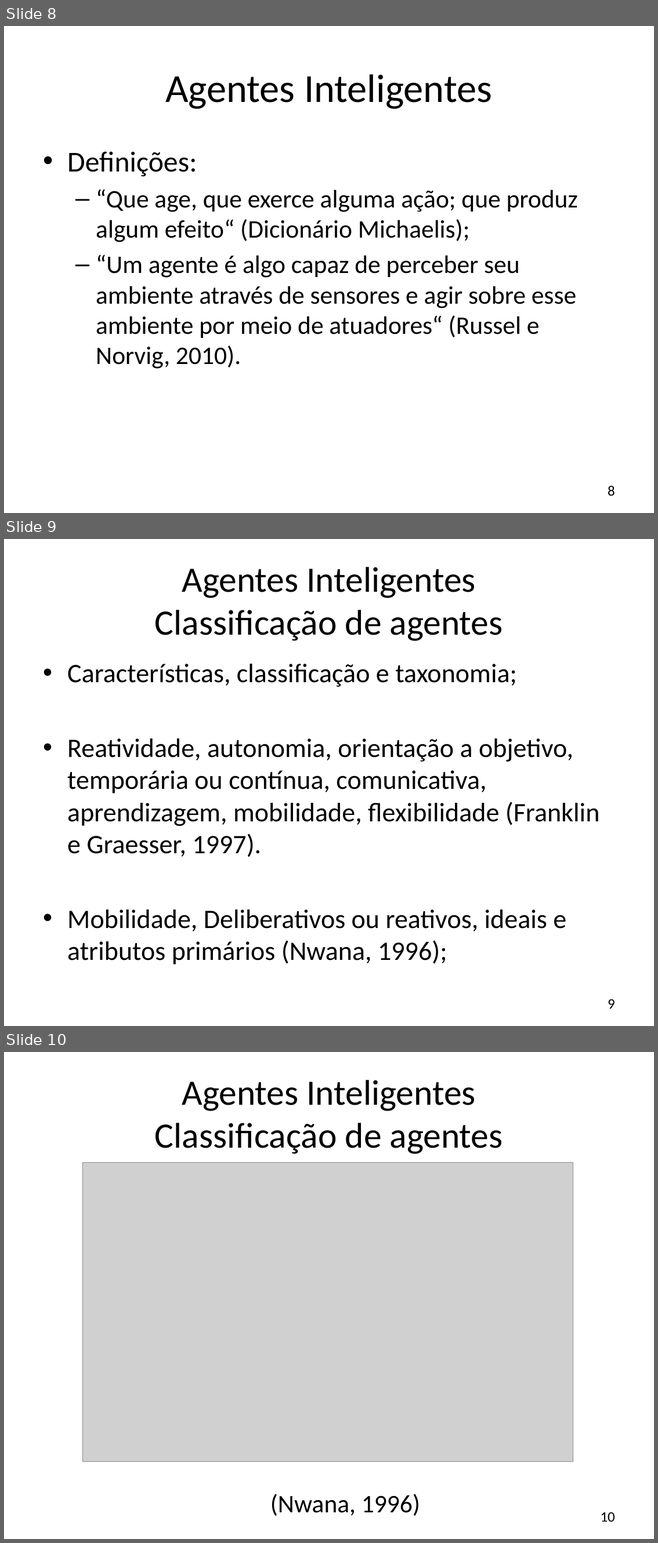
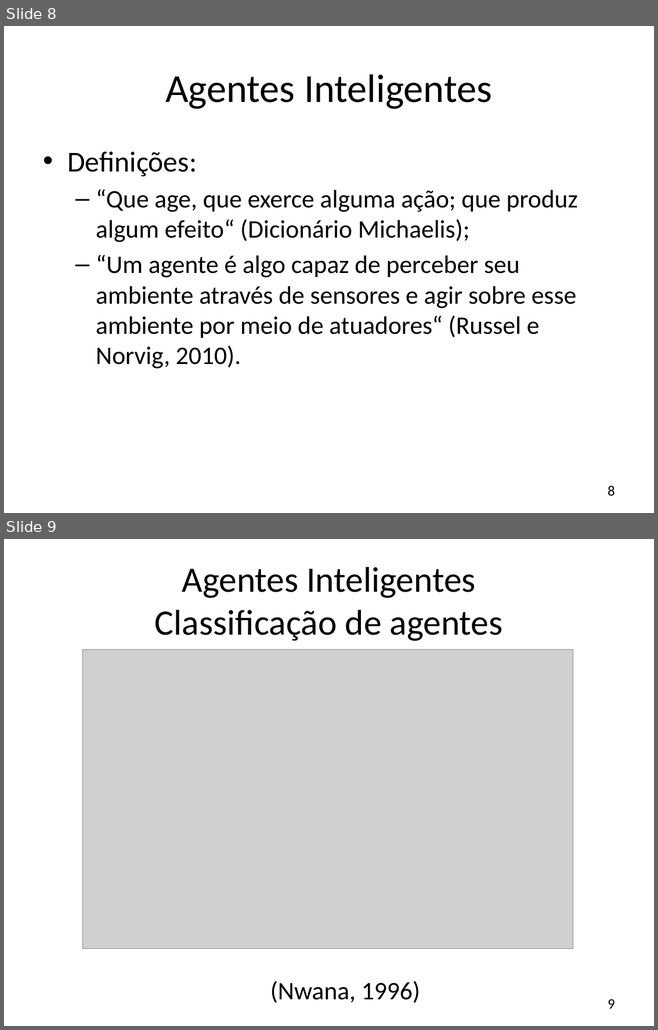
Before and after one commit to JonathanOhara/dissertacao, a slide deck: Apresentação Qualificação.pptx. Shown one above the other, each under a label of ours: slides 8, 9 and 10 before the commit, slides 8 and 9 after it. The pictures are 658x1543 and 658x1030 pixels, drawn with LibreOffice and Linux fonts; fonts in the diff are those of the drawing; grey boxes stand for pictures; background and template pictures are left out. Boxes give left, top, right and bottom in pixels: in the first picture for what was removed or moved away, otherwise in the second. Text is boxed around its words. In the diff, an @@ line names an element or a change of style, - is before the commit and + after.

```diff
--- a/Apresentação Qualificação.pptx
+++ b/Apresentação Qualificação.pptx
@@ slide 9 removed at [4,539,654,1026], background #FFFFFF @@
@@ title removed at [155,567,503,641] @@
-Agentes Inteligentes
-Classificação de agentes
@@ text removed at [67,664,600,965] @@
-• Características, classificação e taxonomia;
-• Reatividade, autonomia, orientação a objetivo, temporária ou contínua, comunicativa, aprendizagem, mobilidade, flexibilidade (Franklin e Graesser, 1997).
-• Mobilidade, Deliberativos ou reativos, ideais e atributos primários (Nwana, 1996);
@@ page number removed at [607,1000,615,1009] @@
-9
@@ what was slide 10 is now slide 9 @@
@@ page number at [607,1000,615,1009]: text changed @@
-10
+9
```
Also in this commit, not shown: 2 slides changed, 1 other slide removed.
